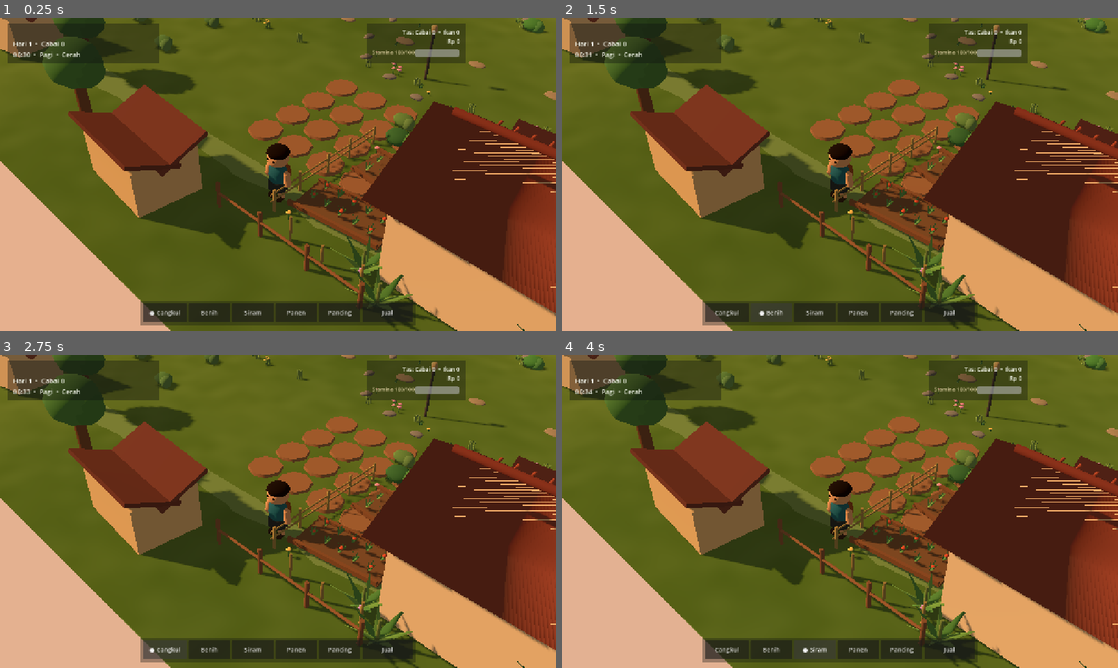
Above: before the commit, frames 1-4 (two rows, left to right).
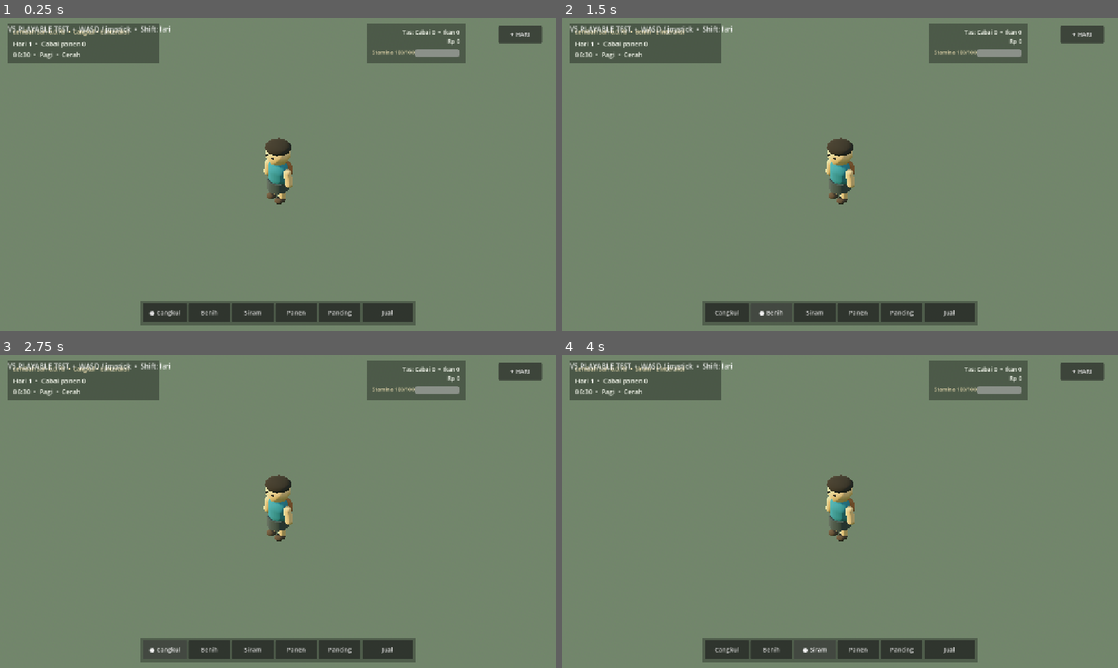
Above: after the commit, the same moments.

Repository: eneft/Lembah-sari
Game: Godot game, scene res://scenes/PlayableV5Test.tscn
Two runs of this game, one before a commit and one after it. Both use one fixed random seed, a clock stepped at 60 frames per second and the inputs below. Before the commit the project starts from res://scenes/Main.tscn.
Inputs:
- Up to frame 1 (0.25 s): no input
- Up to frame 2 (1.5 s): click "● Cangkul" at 0.5 s; click "Benih" at 1.25 s
- Up to frame 3 (2.75 s): click "Cangkul" at 2 s
- Up to frame 4 (4 s): click "Siram" at 2.75 s; click "● Siram" at 3.5 s

The runs differ from the first frame. In frame 1, 97% of the frame differs, in the area x 0-100%, y 0-100%; in frame 2, 97%; in frame 3, 97%; in frame 4, 97%.

Commit message:
test(v5): boot playable V5 scene on rebuild branch

Diff:
--- a/project.godot
+++ b/project.godot
@@ -15,7 +15,7 @@
 [application]
 
 config/name="Lembah Sari"
-run/main_scene="res://scenes/Main.tscn"
+run/main_scene="res://scenes/PlayableV5Test.tscn"
 config/features=PackedStringArray("4.7", "GL Compatibility")
 
 [display]
